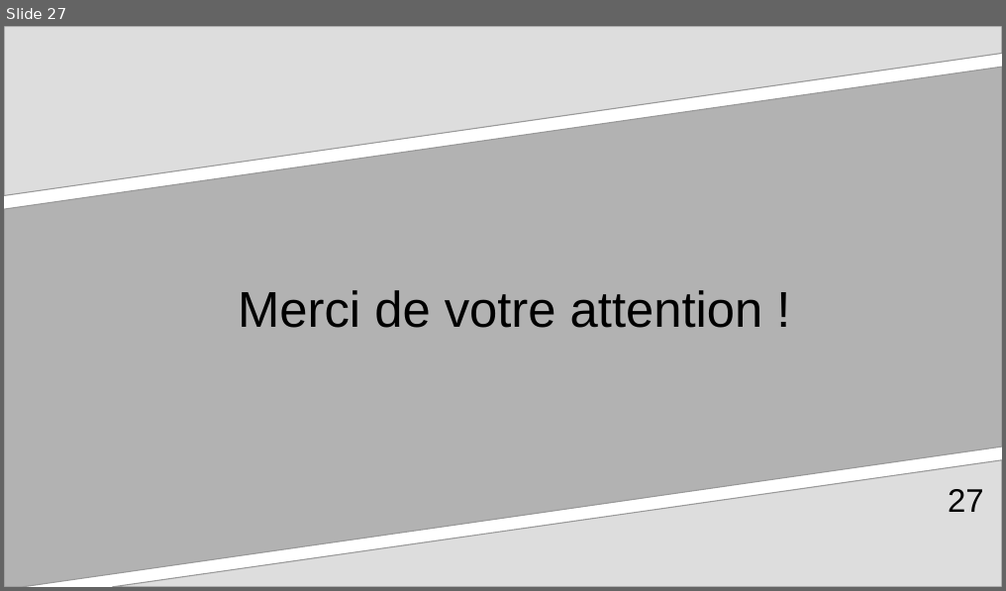
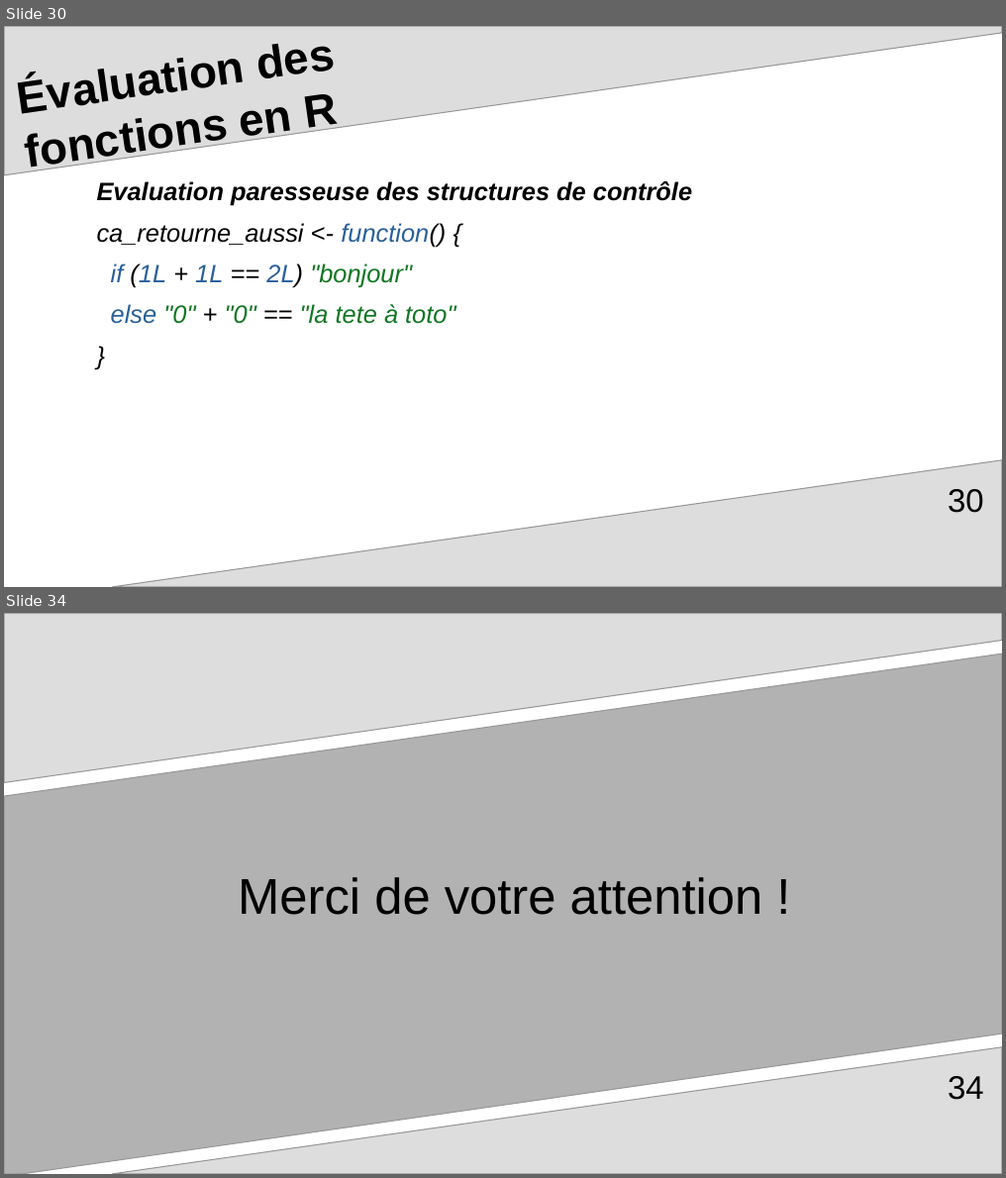
Before and after one commit to arnaud-feldmann/formation_r_drieets_prog_fonctionnelle, a slide deck: presentation.odp. Shown one above the other, each under a label of ours: slide 27 before the commit, slides 30 and 34 after it; the slides between them are not shown. The pictures are 1006x591 and 1006x1178 pixels, drawn with LibreOffice and Linux fonts; fonts in the diff are those of the drawing. Boxes give left, top, right and bottom in pixels: in the first picture for what was removed or moved away, otherwise in the second. Text is boxed around its words. In the diff, an @@ line names an element or a change of style, - is before the commit and + after.

Commit message:
presentation.odp ajout évaluation des fonctions en R

```diff
--- a/presentation.odp
+++ b/presentation.odp
@@ slide 30 added at bbox=[4, 26, 1002, 587], background #FFFFFF; not listed: 1 template element that a slide beside it also shows @@
@@ freeform shape added at bbox=[4, 26, 1002, 175], fill #DDDDDD, outline #999999 0.85 pt @@
@@ title added at bbox=[306, 94, 339, 133], 36 pt, text #000000, bold @@
+Évaluation des
+fonctions en R
@@ text added at bbox=[97, 181, 692, 324], 20 pt, text #000000, italic @@
+Evaluation paresseuse des structures de contrôle
+ca_retourne_aussi <- function() {
+if (1L + 1L == 2L) "bonjour"
+else "0" + "0" == "la tete à toto"
+}
@@ page number added at bbox=[947, 489, 984, 513], 26 pt, text #000000 @@
+30
@@ what was slide 27 is now slide 34 @@
@@ page number at bbox=[947, 1076, 984, 1100]: text changed @@
-27
+34
```
Also in this commit, not shown: 7 other slides added, 1 slide removed.
